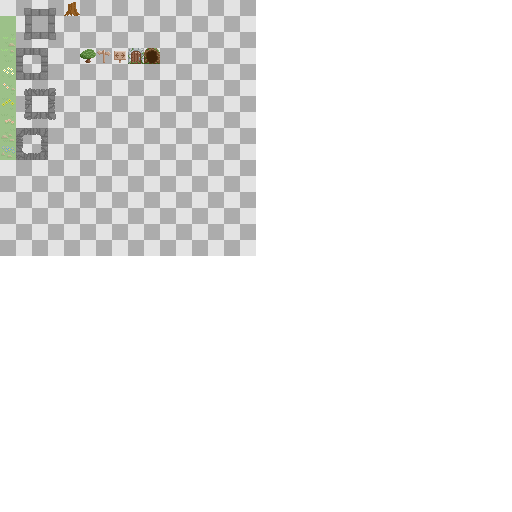
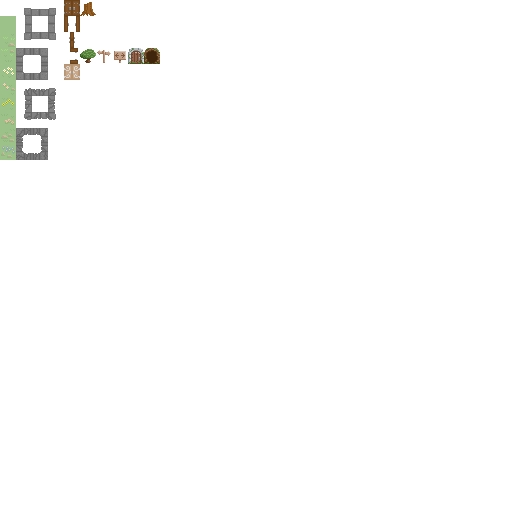
The second 512×512 image is a revision of the first. Changes to its layers:
painted on "tiles" over [64, 0, 96, 80]
hid "bg" over [0, 0, 256, 256]
